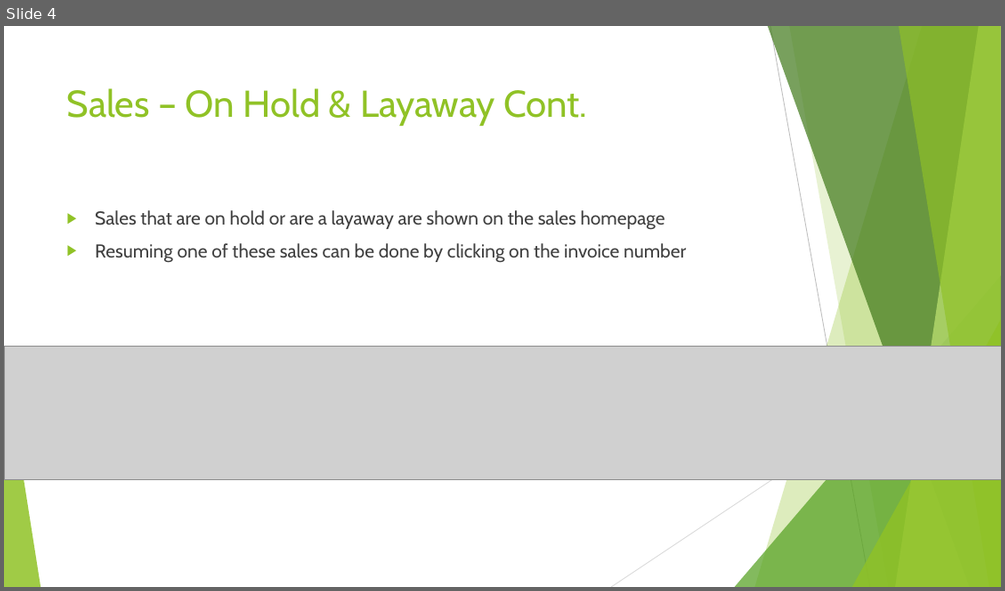
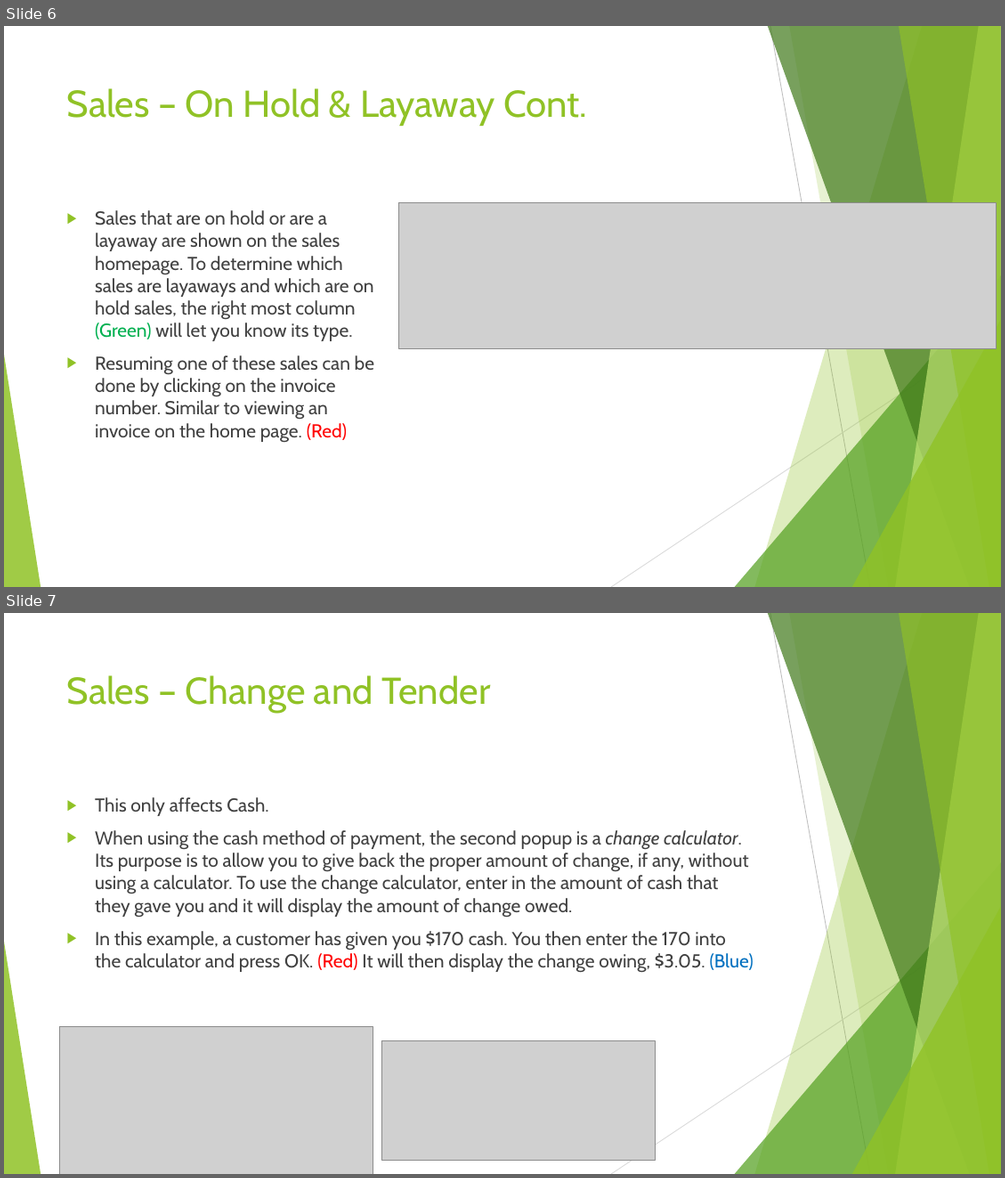
Before and after one commit to SweetSpotProShop/SweetSpot-Documentation, a slide deck: Release Powerpoints/V3.1.0.pptx. Shown one above the other, each under a label of ours: slide 4 before the commit, slides 6 and 7 after it. The pictures are 1005x591 and 1005x1178 pixels, drawn with LibreOffice and Linux fonts; fonts in the diff are those of the drawing; grey boxes stand for pictures. Boxes give left, top, right and bottom in pixels: in the first picture for what was removed or moved away, otherwise in the second. Text is boxed around its words. In the diff, an @@ line names an element or a change of style, - is before the commit and + after.

Commit message:
V3.1.0 - PowerPoint updated
-Updated the powerpoint for V3.1.0
-Temp Screenshots added

```diff
--- a/Release Powerpoints/V3.1.0.pptx
+++ b/Release Powerpoints/V3.1.0.pptx
@@ slide 7 added at (x1=4, y1=613, x2=1001, y2=1174), background #FFFFFF; not listed: 10 template elements that a slide beside it also shows @@
@@ title added at (x1=67, y1=675, x2=490, y2=713), 36 pt, text #90C226 @@
+Sales – Change and Tender
@@ text added at (x1=95, y1=797, x2=753, y2=973), 18 pt, text #404040 @@
+▶ This only affects Cash.
+▶ When using the cash method of payment, the second popup is a change calculator. Its purpose is to allow you to give back the proper amount of change, if any, without using a calculator. To use the change calculator, enter in the amount of cash that they gave you and it will display the amount of change owed.
+▶ In this example, a customer has given you $170 cash. You then enter the 170 into the calculator and press OK. (Red) It will then display the change owing, $3.05. (Blue)
@@ picture added at (x1=59, y1=1027, x2=372, y2=1174) @@
@@ picture added at (x1=381, y1=1041, x2=655, y2=1159) @@
@@ what was slide 4 is now slide 6 @@
@@ slide 6 changed as well @@
@@ text at (x1=95, y1=210, x2=374, y2=442): text changed @@
-▶ Sales that are on hold or are a layaway are shown on the sales homepage
-▶ Resuming one of these sales can be done by clicking on the invoice number
+▶ Sales that are on hold or are a layaway are shown on the sales homepage. To determine which sales are layaways and which are on hold sales, the right most column (Green) will let you know its type.
+▶ Resuming one of these sales can be done by clicking on the invoice number. Similar to viewing an invoice on the home page. (Red)
@@ picture added at (x1=399, y1=202, x2=995, y2=349) @@
@@ picture removed at (x1=4, y1=346, x2=1001, y2=480) @@
```
Also in this commit, not shown: 6 other slides changed, 4 other slides added, 4 slides removed, 9 other files.
